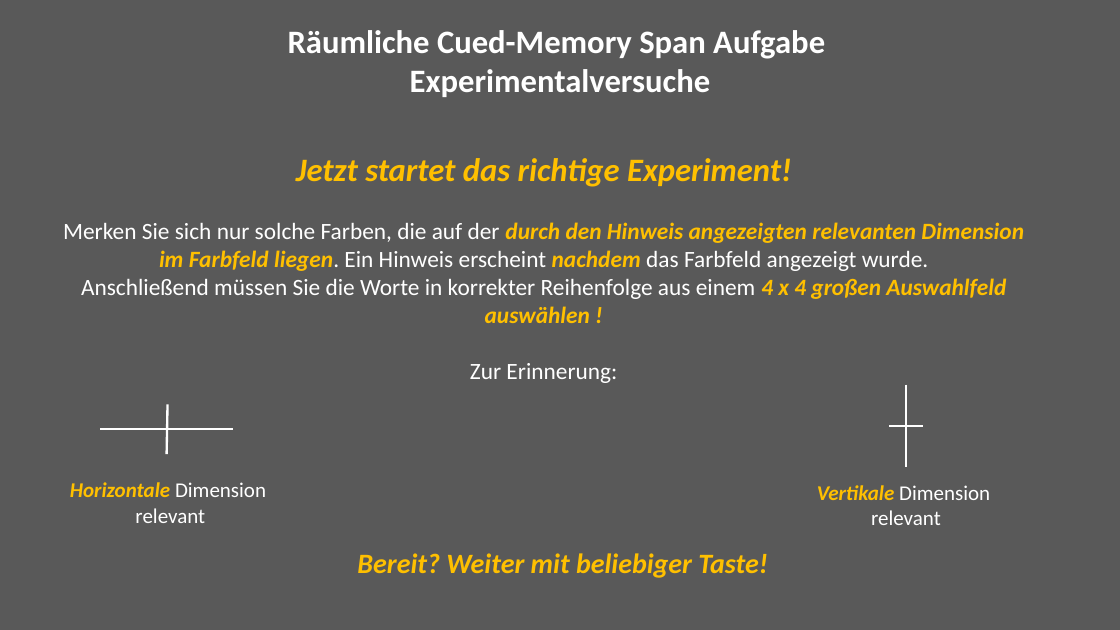
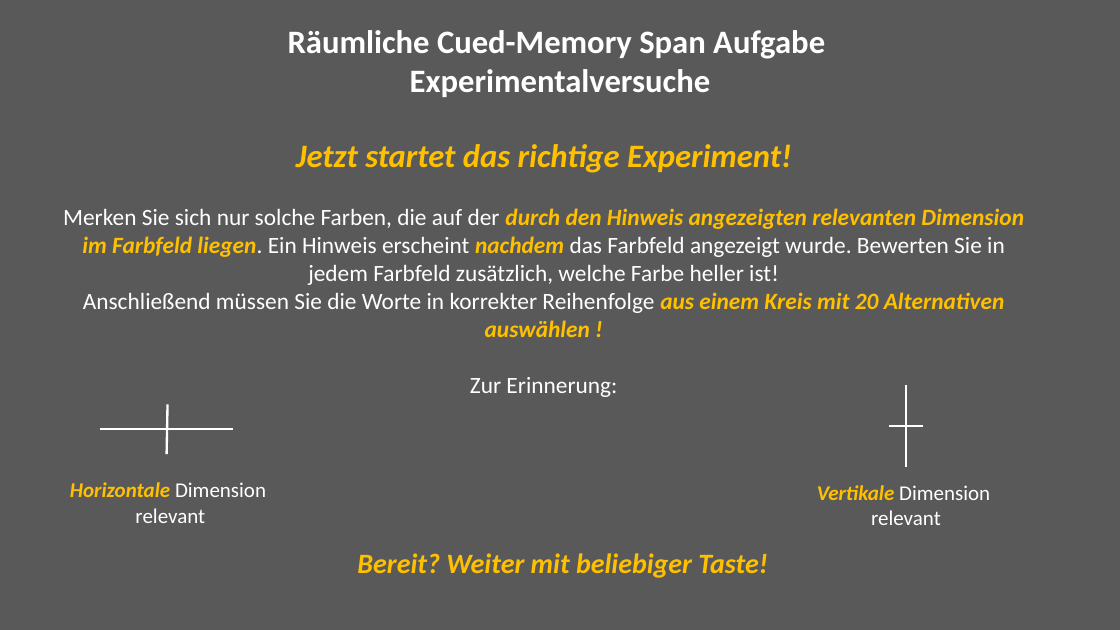
Before and after one commit to jgman86/neurocognitive-psychometrics, a slide deck: slide 16 of M3-ExpSpatial/Instructions/Instructions_spatial.pptx. Drawn at 1120x630 pixels with LibreOffice and Linux fonts; fonts in the diff are those of the drawing. Boxes give left, top, right and bottom in pixels: in the first picture for what was removed or moved away, otherwise in the second. Text is boxed around its words. In the diff, an @@ line names an element or a change of style, - is before the commit and + after.

```diff
--- a/M3-ExpSpatial/Instructions/Instructions_spatial.pptx
+++ b/M3-ExpSpatial/Instructions/Instructions_spatial.pptx
@@ text "Jetzt startet das richtige Experiment!": place and size @@
-text "Jetzt startet das richtige Experiment!" at bbox=[63, 158, 1024, 383]
+text "Jetzt startet das richtige Experiment!" at bbox=[63, 144, 1024, 397]
@@ text at bbox=[63, 208, 1024, 337]: text changed @@
-Merken Sie sich nur solche Farben, die auf der durch den Hinweis angezeigten relevanten Dimension im Farbfeld liegen. Ein Hinweis erscheint nachdem das Farbfeld angezeigt wurde.
-Anschließend müssen Sie die Worte in korrekter Reihenfolge aus einem 4 x 4 großen Auswahlfeld auswählen !
+Merken Sie sich nur solche Farben, die auf der durch den Hinweis angezeigten relevanten Dimension im Farbfeld liegen. Ein Hinweis erscheint nachdem das Farbfeld angezeigt wurde. Bewerten Sie in jedem Farbfeld zusätzlich, welche Farbe heller ist!
+Anschließend müssen Sie die Worte in korrekter Reihenfolge aus einem Kreis mit 20 Alternativen auswählen !
```
Also in this commit, not shown: 13 other slides changed, 2 slides added, 1 slide removed.
